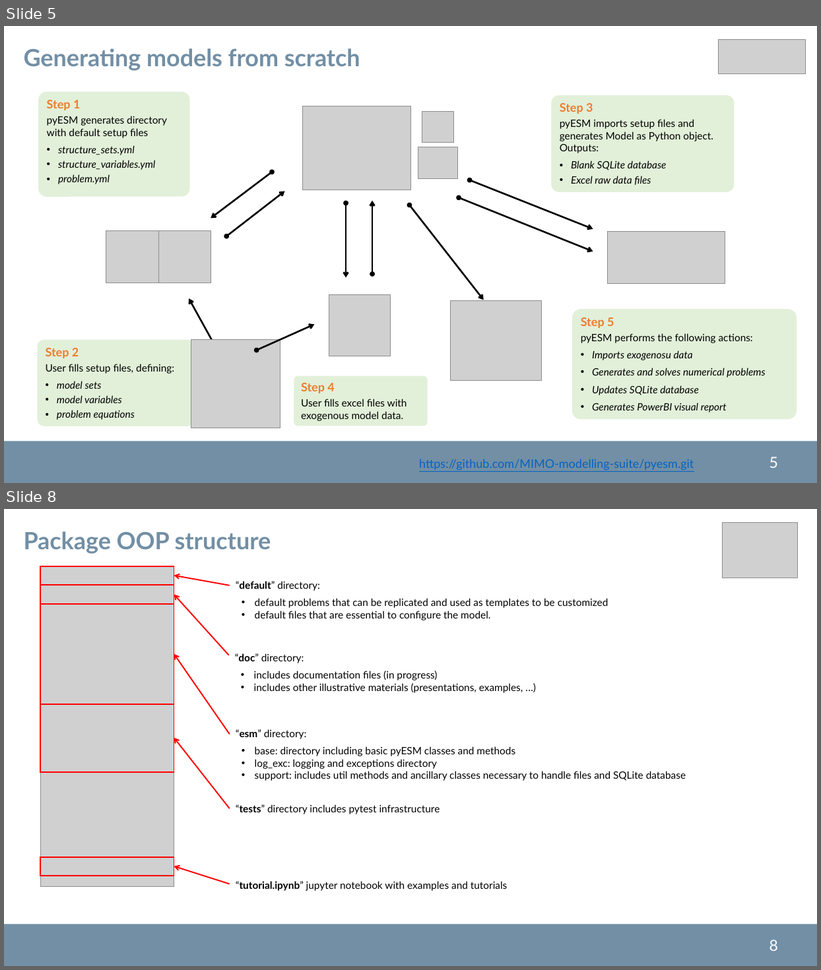
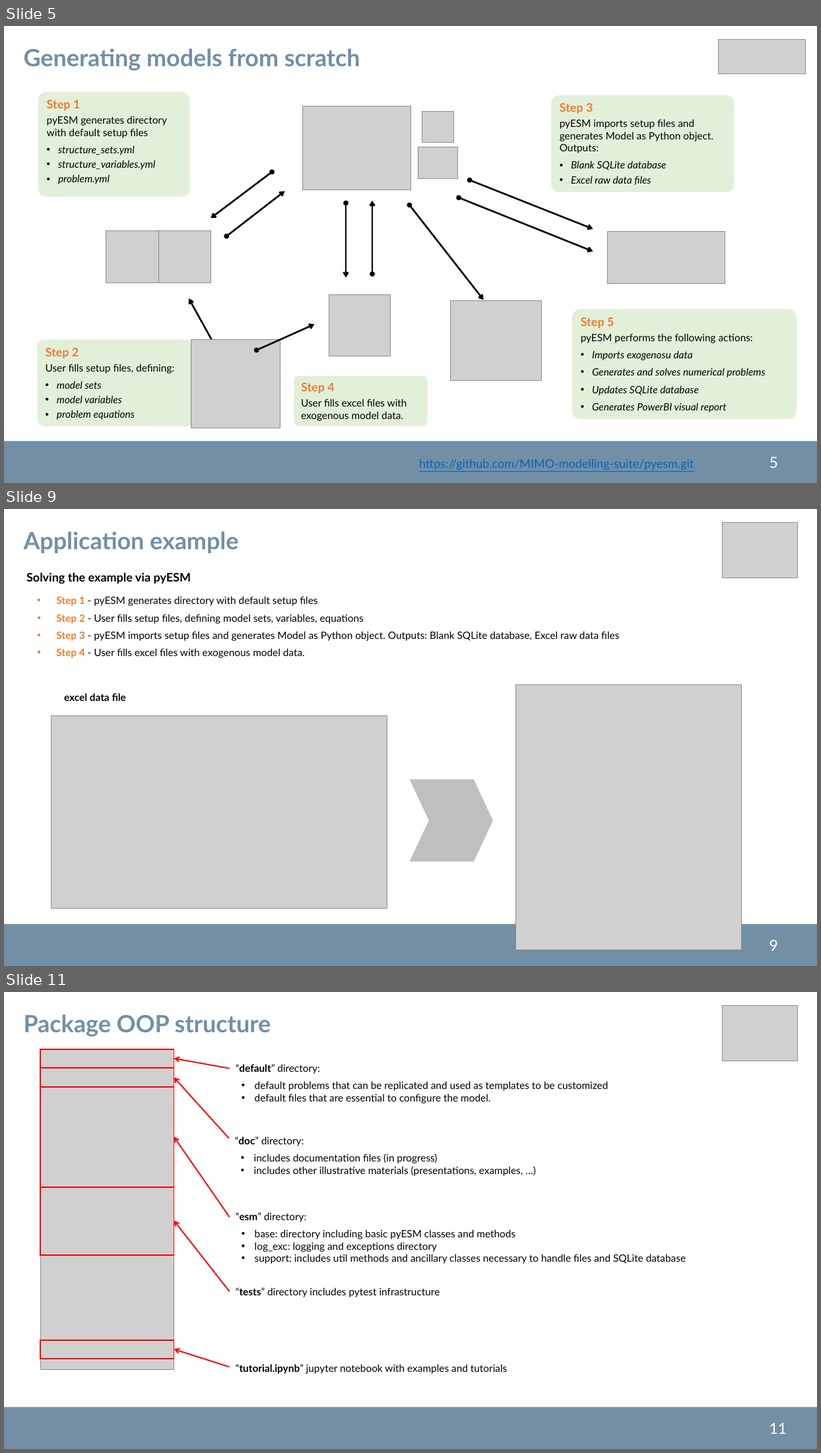
Before and after one commit to pyESM-project/pyesm, a slide deck: doc/pyesm.pptx. Shown one above the other, each under a label of ours: slides 5 and 8 before the commit, slides 5, 9 and 11 after it; the slides between them are not shown. The pictures are 821x970 and 821x1453 pixels, drawn with LibreOffice and Linux fonts; fonts in the diff are those of the drawing; grey boxes stand for pictures; background and template pictures are left out. Boxes give left, top, right and bottom in pixels: in the first picture for what was removed or moved away, otherwise in the second. Text is boxed around its words. In the diff, an @@ line names an element or a change of style, - is before the commit and + after.

```diff
--- a/doc/pyesm.pptx
+++ b/doc/pyesm.pptx
@@ slide 9 added at [4,509,817,966], background #FFFFFF; not listed: 2 template elements that a slide beside it also shows @@
@@ picture added at [723,522,797,578] @@
@@ text added at [24,531,238,553], 28 pt, text #728FA5, bold @@
+Application example
@@ text added at [26,572,619,658], 12 pt, text #000000 @@
+Solving the example via pyESM
+  • Step 1 - pyESM generates directory with default setup files
+  • Step 2 - User fills setup files, defining model sets, variables, equations
+  • Step 3 - pyESM imports setup files and generates Model as Python object. Outputs: Blank SQLite database, Excel raw data files
+  • Step 4 - User fills excel files with exogenous model data.
@@ picture added at [516,685,741,951] @@
@@ text added at [64,693,126,701], 12 pt, text #000000, bold @@
+  excel data file
@@ picture added at [51,716,387,908] @@
@@ chevron added at [410,780,493,862], fill #BFBFBF @@
@@ what was slide 8 is now slide 11 @@
@@ page number at [770,1423,787,1434]: text changed @@
-8
+11
```
Also in this commit, not shown: 2 slides changed, 2 other slides added, 5 other files.
